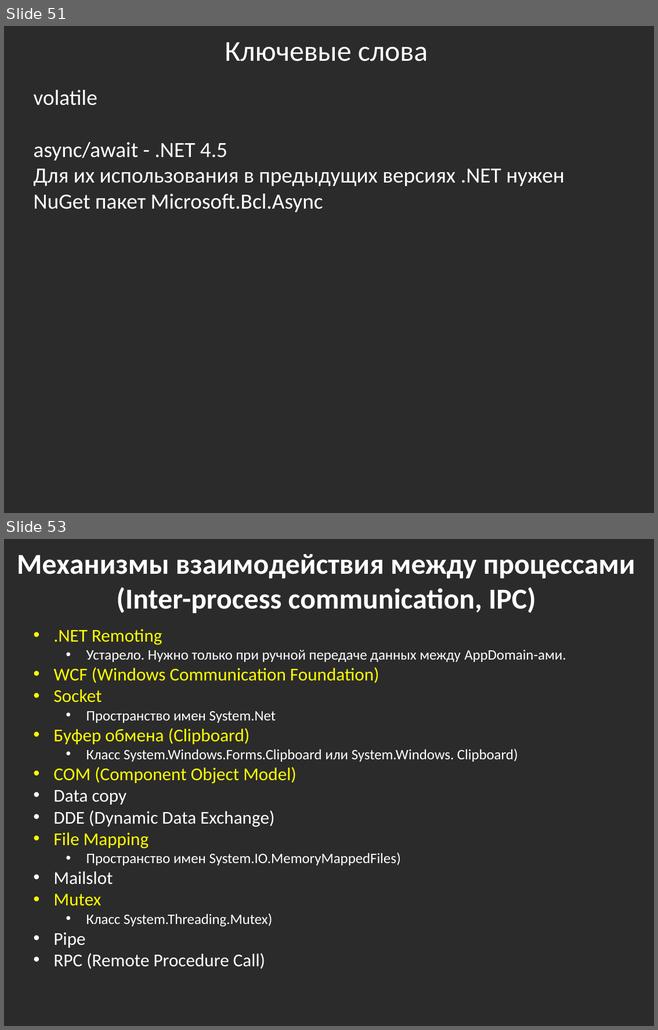
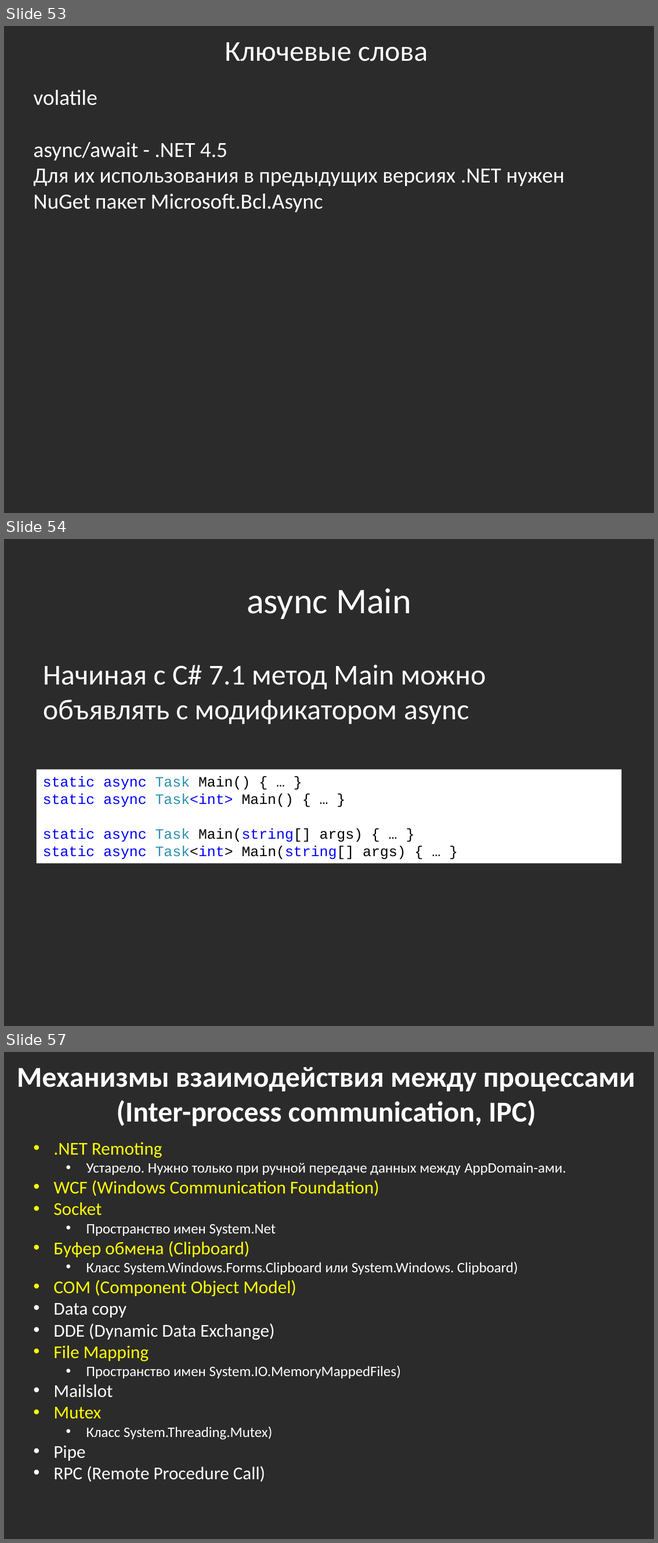
Before and after one commit to bazile/Training, a slide deck: Presentation/lesson-08-multithreading.pptx. Shown one above the other, each under a label of ours: slides 51 and 53 before the commit, slides 53, 54 and 57 after it; the slides between them are not shown. The pictures are 658x1030 and 658x1543 pixels, drawn with LibreOffice and Linux fonts; fonts in the diff are those of the drawing; background and template pictures are left out; a plain dark background stands for a picture behind light text. Boxes give left, top, right and bottom in pixels: in the first picture for what was removed or moved away, otherwise in the second. Text is boxed around its words. In the diff, an @@ line names an element or a change of style, - is before the commit and + after.

```diff
--- a/Presentation/lesson-08-multithreading.pptx
+++ b/Presentation/lesson-08-multithreading.pptx
@@ slide 54 added at [4, 539, 654, 1026], background picture (left out) @@
@@ title added at [246, 588, 411, 619], 40 pt, text #FFFFFF @@
+async Main
@@ text added at [43, 665, 486, 724], 32 pt, text #FFFFFF @@
+Начиная с C# 7.1 метод Main можно объявлять с модификатором async
@@ rectangle added at [36, 770, 621, 864], fill #FFFFFF, 16 pt, text #0000FF @@
+static async Task Main() { … }
+static async Task<int> Main() { … }
+static async Task Main(string[] args) { … }
+static async Task<int> Main(string[] args) { … }
@@ what was slide 51 is now slide 53 @@
@@ what was slide 53 is now slide 57 @@
```
Also in this commit, not shown: 3 other slides added, 8 other files.
